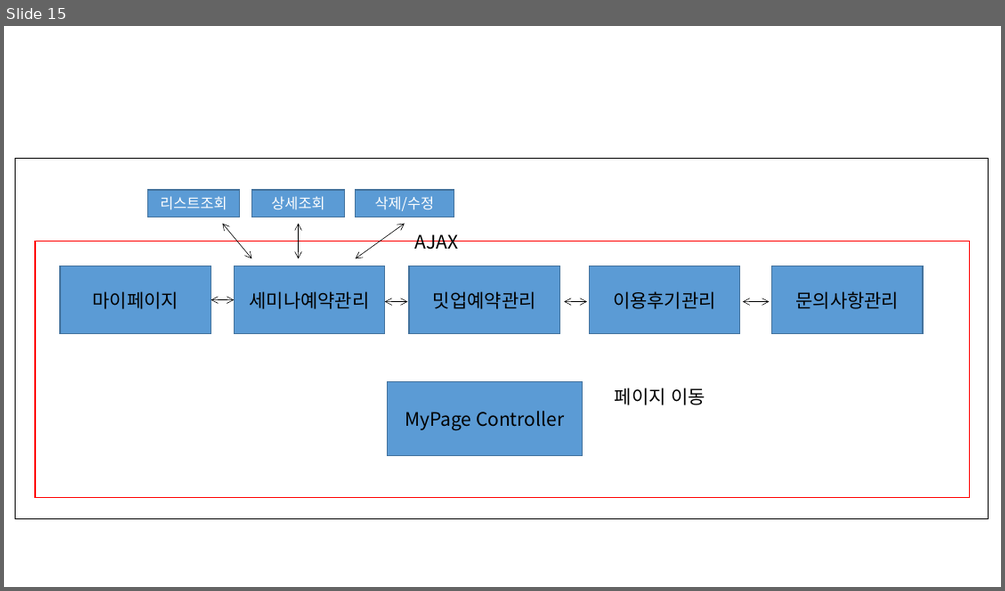
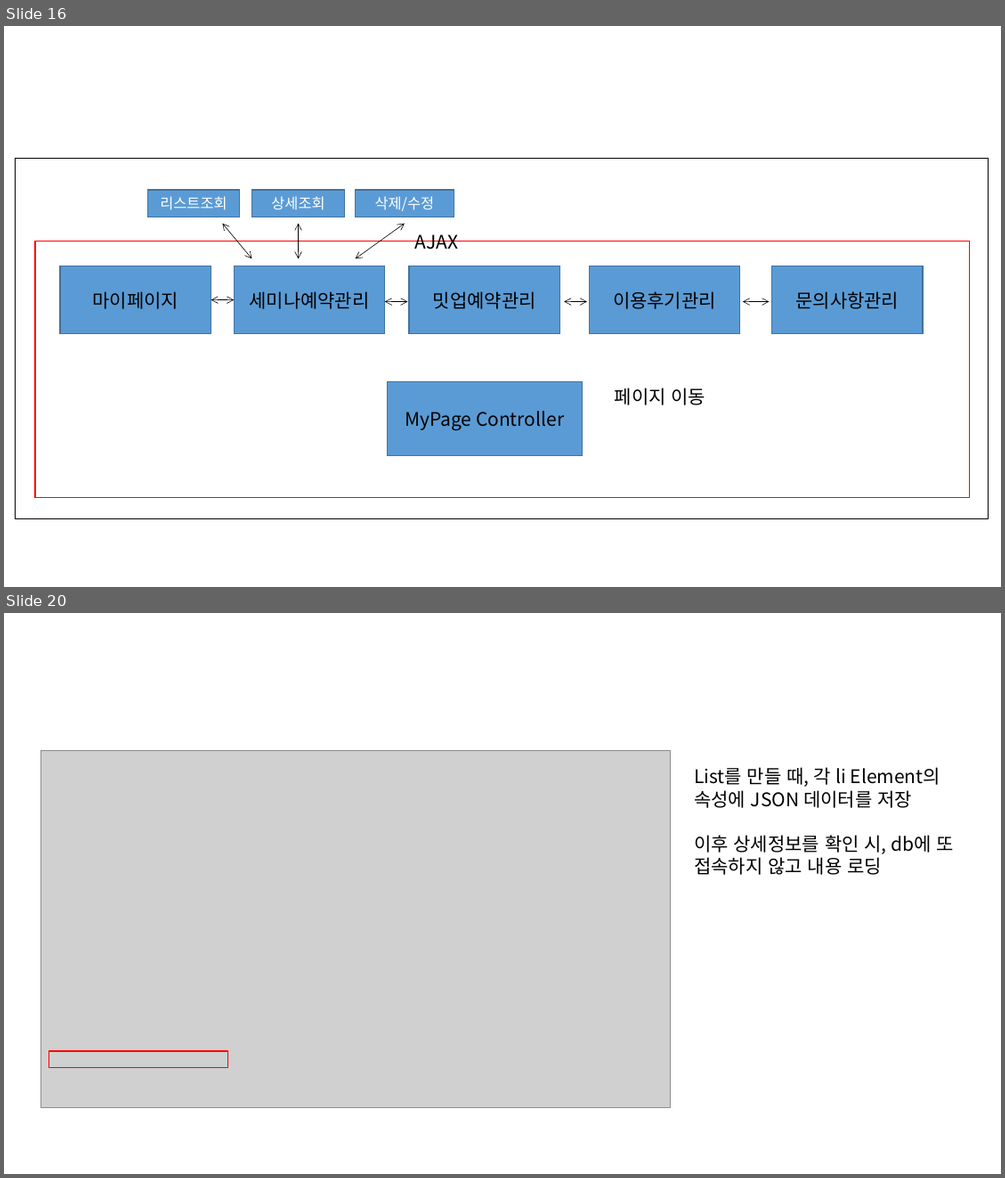
Before and after one commit to ezenteam2/e-Zone, a slide deck: 0 발표용 파워포인트/0417 3차발표/0417 project05 - 파워포인트 - 형준.pptx. Shown one above the other, each under a label of ours: slide 15 before the commit, slides 16 and 20 after it; the slides between them are not shown. The pictures are 1005x591 and 1005x1178 pixels, drawn with LibreOffice and Linux fonts; fonts in the diff are those of the drawing; grey boxes stand for pictures. Boxes give left, top, right and bottom in pixels: in the first picture for what was removed or moved away, otherwise in the second. Text is boxed around its words. In the diff, an @@ line names an element or a change of style, - is before the commit and + after.

```diff
--- a/0 발표용 파워포인트/0417 3차발표/0417 project05 - 파워포인트 - 형준.pptx
+++ b/0 발표용 파워포인트/0417 3차발표/0417 project05 - 파워포인트 - 형준.pptx
@@ slide 20 added at (x1=4, y1=613, x2=1001, y2=1174), background #FFFFFF @@
@@ picture added at (x1=40, y1=751, x2=671, y2=1107) @@
@@ text added at (x1=694, y1=767, x2=954, y2=875), 18 pt, text #000000 @@
+List를 만들 때, 각 li Element의 속성에 JSON 데이터를 저장
+이후 상세정보를 확인 시, db에 또 접속하지 않고 내용 로딩
@@ rectangle added at (x1=48, y1=1051, x2=227, y2=1068), outline #FF0000 1 pt @@
@@ what was slide 15 is now slide 16 @@
```
Also in this commit, not shown: 9 other slides added, 2 other files.
